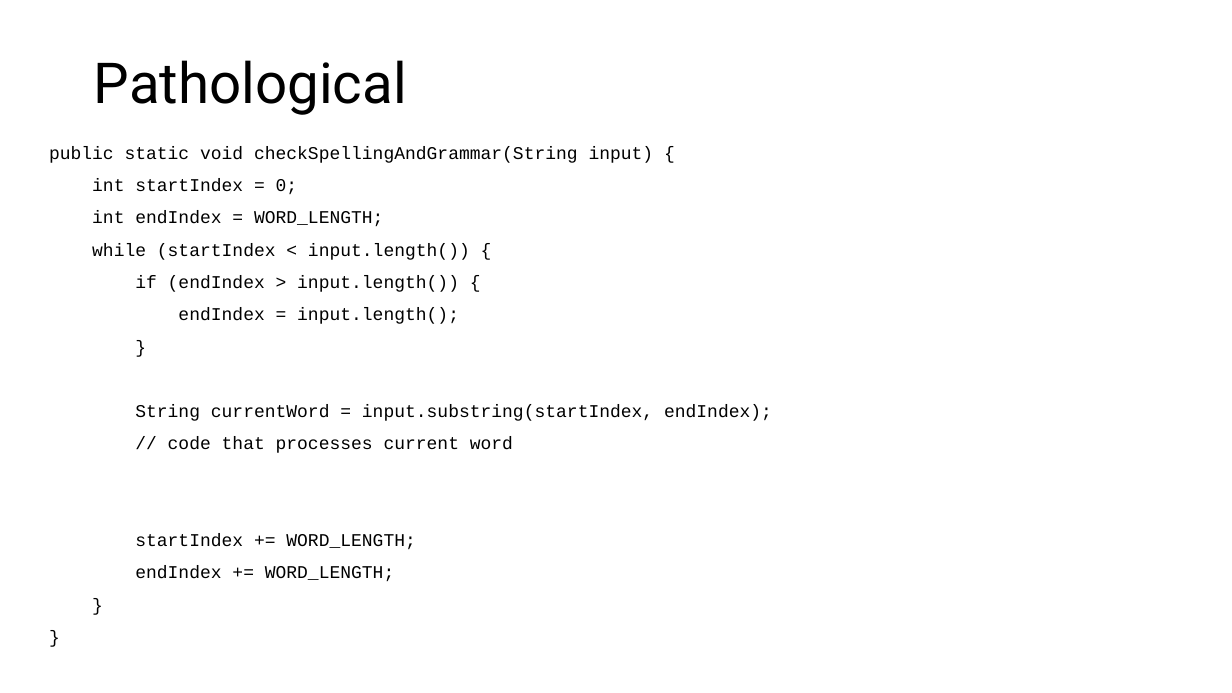
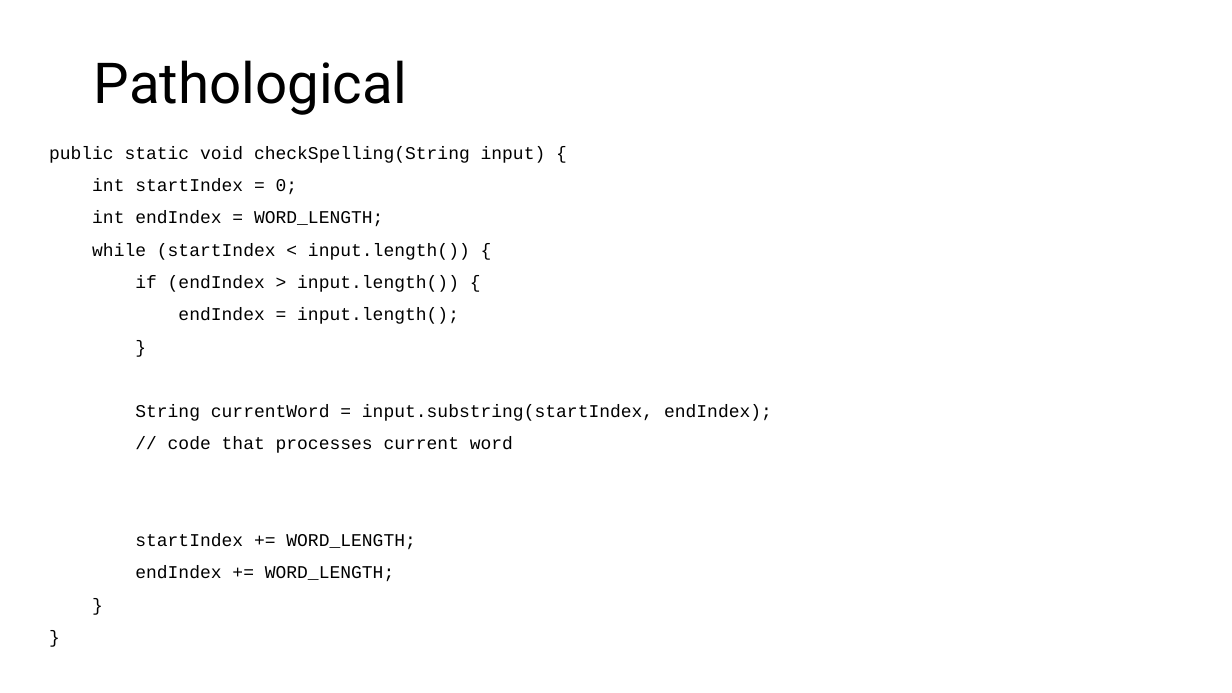
Before and after one commit to RHIT-CSSE/csse304, a slide deck: slide 2 of ClassMaterials/ProgramsAboutSlists/follow the grammar.pptx. Drawn at 1232x693 pixels with LibreOffice and Linux fonts; fonts in the diff are those of the drawing. Boxes give left, top, right and bottom in pixels: in the first picture for what was removed or moved away, otherwise in the second. Text is boxed around its words. In the diff, an @@ line names an element or a change of style, - is before the commit and + after.

```diff
--- a/ClassMaterials/ProgramsAboutSlists/follow the grammar.pptx
+++ b/ClassMaterials/ProgramsAboutSlists/follow the grammar.pptx
@@ text at <box>49,146,546,163</box>: text changed @@
-public static void checkSpellingAndGrammar(String input) {
+public static void checkSpelling(String input) {
```
Also in this commit, not shown: 3 other files.
